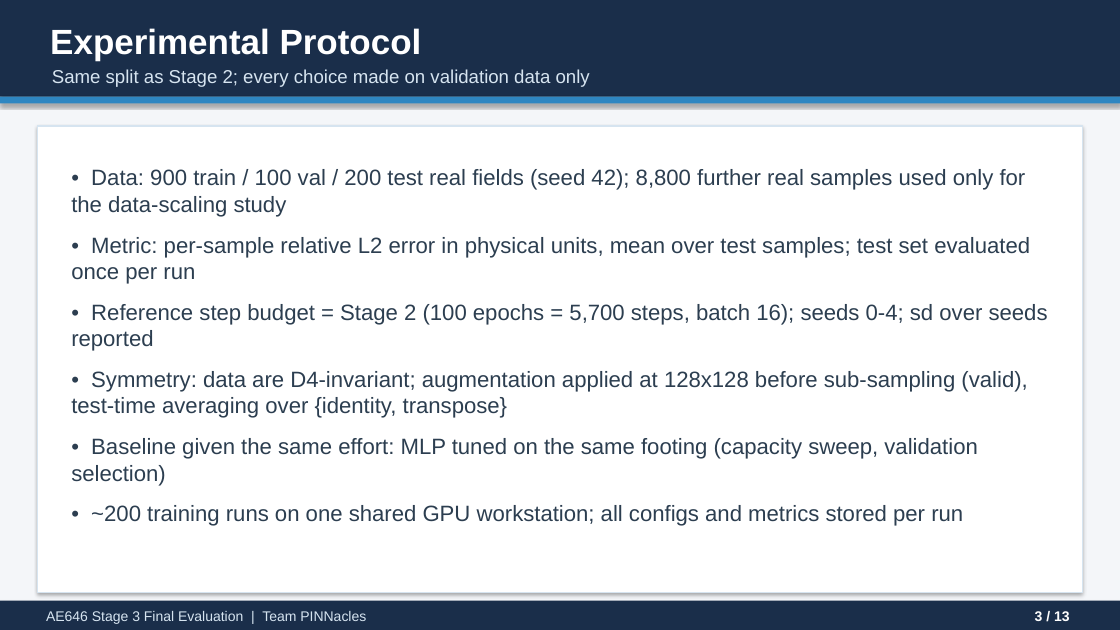
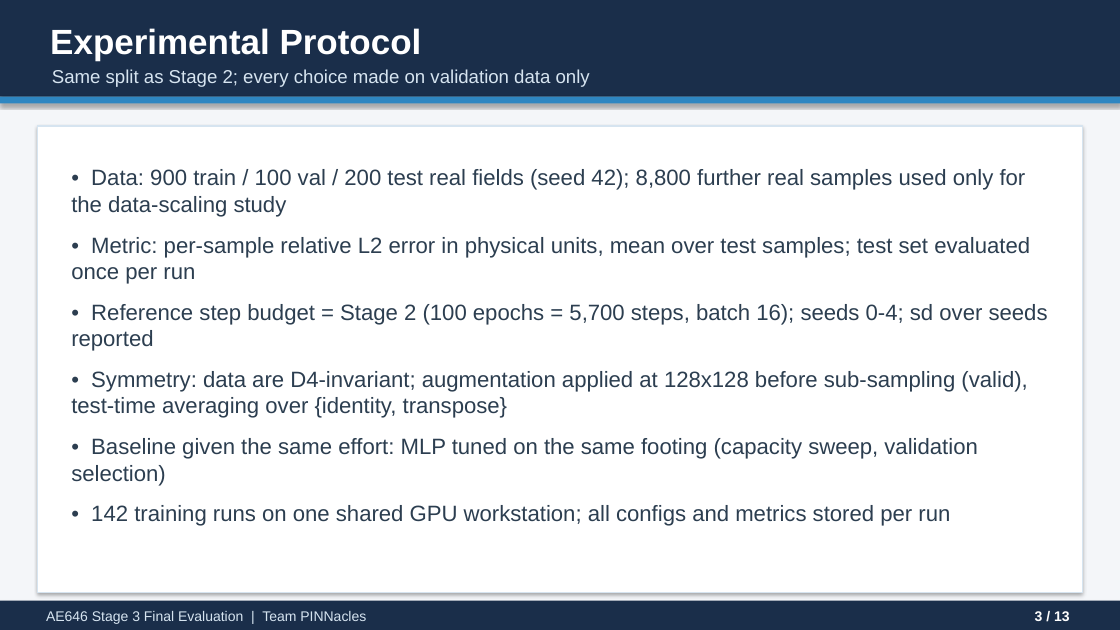
Before and after one commit to ARYAMANN7279/AE646-PINNacles, a slide deck: slide 3 of stage3/PINNacles_Stage3_FinalPresentation.pptx. Drawn at 1120x630 pixels with LibreOffice and Linux fonts; fonts in the diff are those of the drawing. Boxes give left, top, right and bottom in pixels: in the first picture for what was removed or moved away, otherwise in the second. Text is boxed around its words. In the diff, an @@ line names an element or a change of style, - is before the commit and + after.

```diff
--- a/stage3/PINNacles_Stage3_FinalPresentation.pptx
+++ b/stage3/PINNacles_Stage3_FinalPresentation.pptx
@@ text at (x1=91, y1=505, x2=950, y2=526): text changed @@
-• ~200 training runs on one shared GPU workstation; all configs and metrics stored per run
+• 142 training runs on one shared GPU workstation; all configs and metrics stored per run
```
Also in this commit, not shown: 6 other files.
